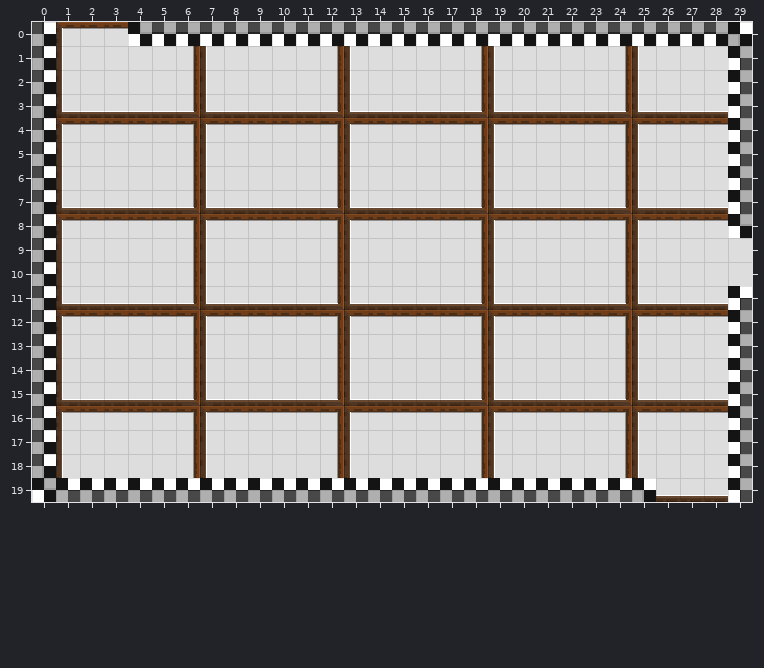
A Tiled map gets an edit: Assets/maps/HubRooms/2 - Lower Class Rooms/B6 room.tmx. This is how it looked before the edit.
Cells are 16x16 px. Shown: x 0..29, y 0..19.
The same view after the edit:
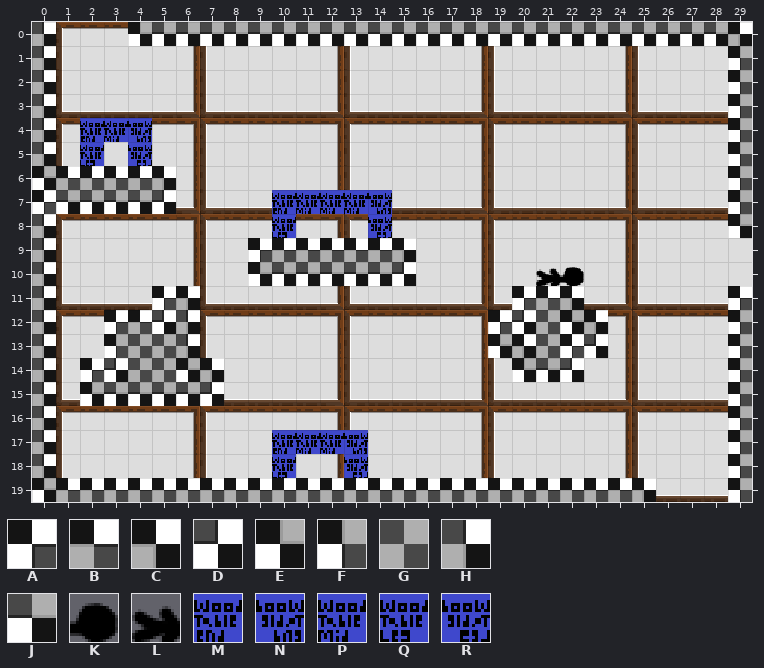
Key: from "Checkboard tileset": A 0, B 1, C 2, D 3, E 4, F 5, G 6, H 7, J 11; from "PlaceholderSprites": K 62 flipped on the other diagonal, L 77 flipped on the other diagonal; from "Possible Extra Art": M 0, N 0 flipped left-right, P 1, Q 2, R 2 flipped left-right.
_ is an empty cell.
Tiles of an added or newly shown layer are drawn over the layers below it.
The commit says: Rooms filled through Courtyard
From old to new:
{"where": "layer \"ground\""}
{"y":4,"x":2,"old":"___","new":"MPN"}
{"y":5,"x":2,"old":"_","new":"Q"}
{"y":5,"x":4,"old":"_","new":"R"}
{"y":6,"x":0,"old":"H_____","new":"EBBBBC"}
{"y":7,"x":0,"old":"H_____","new":"AJJJJD"}
{"y":7,"x":10,"old":"_____","new":"MPPPN"}
{"y":8,"x":10,"old":"_","new":"Q"}
{"y":8,"x":14,"old":"_","new":"R"}
{"y":9,"x":9,"old":"_______","new":"ABBBBBC"}
{"y":10,"x":9,"old":"_______","new":"EJJJJJD"}
{"y":11,"x":5,"old":"__","new":"AC"}
{"y":11,"x":20,"old":"___","new":"ABC"}
{"y":12,"x":3,"old":"____","new":"ABDH"}
{"y":12,"x":19,"old":"_____","new":"ADGEC"}
{"y":13,"x":3,"old":"____","new":"FGGH"}
{"y":13,"x":19,"old":"_____","new":"ECGAD"}
{"y":14,"x":2,"old":"______","new":"ADGGEC"}
{"y":14,"x":20,"old":"___","new":"EJD"}
{"y":15,"x":2,"old":"______","new":"EJJJJD"}
{"y":17,"x":10,"old":"____","new":"MPPN"}
{"y":18,"x":10,"old":"_","new":"Q"}
{"y":18,"x":13,"old":"_","new":"R"}
{"where": "layer \"annotations (for game objects)\" (added)"}
{"y":10,"x":21,"old":"__","new":"LK"}
{"label":"changed","picture_box":[32,118,176,214]}
{"label":"added","picture_box":[248,190,416,286]}
{"label":"added","picture_box":[488,267,608,382]}
{"label":"added","picture_box":[80,286,224,406]}
{"label":"added","picture_box":[272,430,368,478]}
